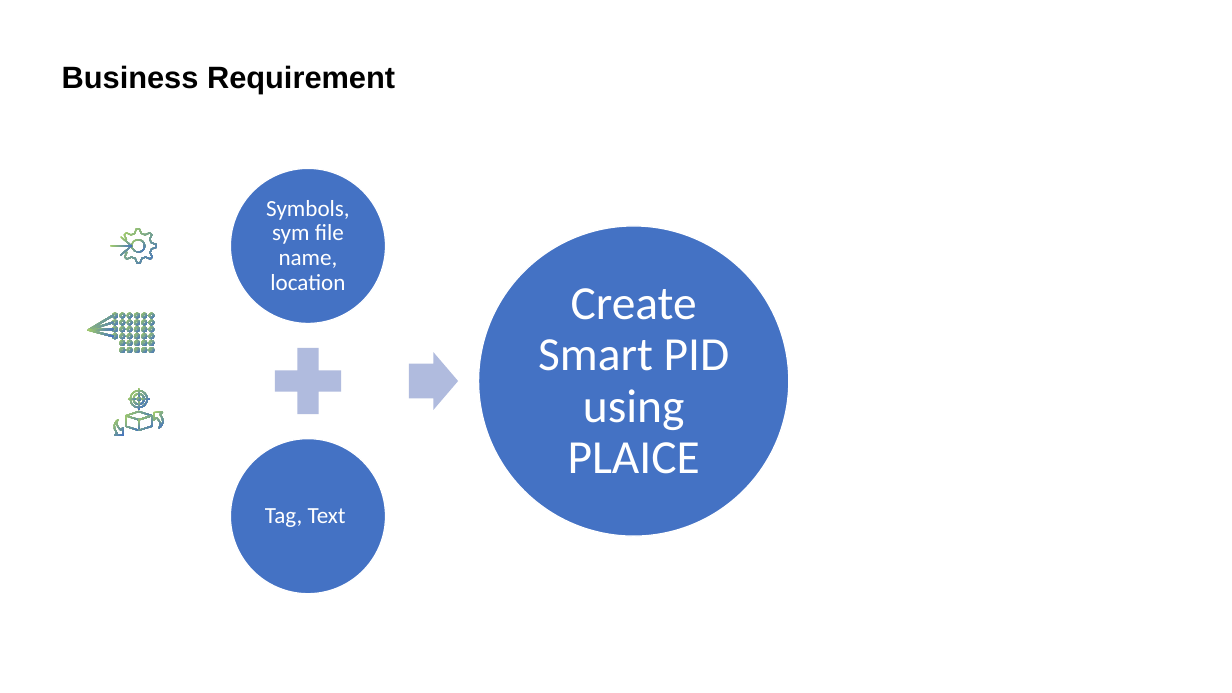
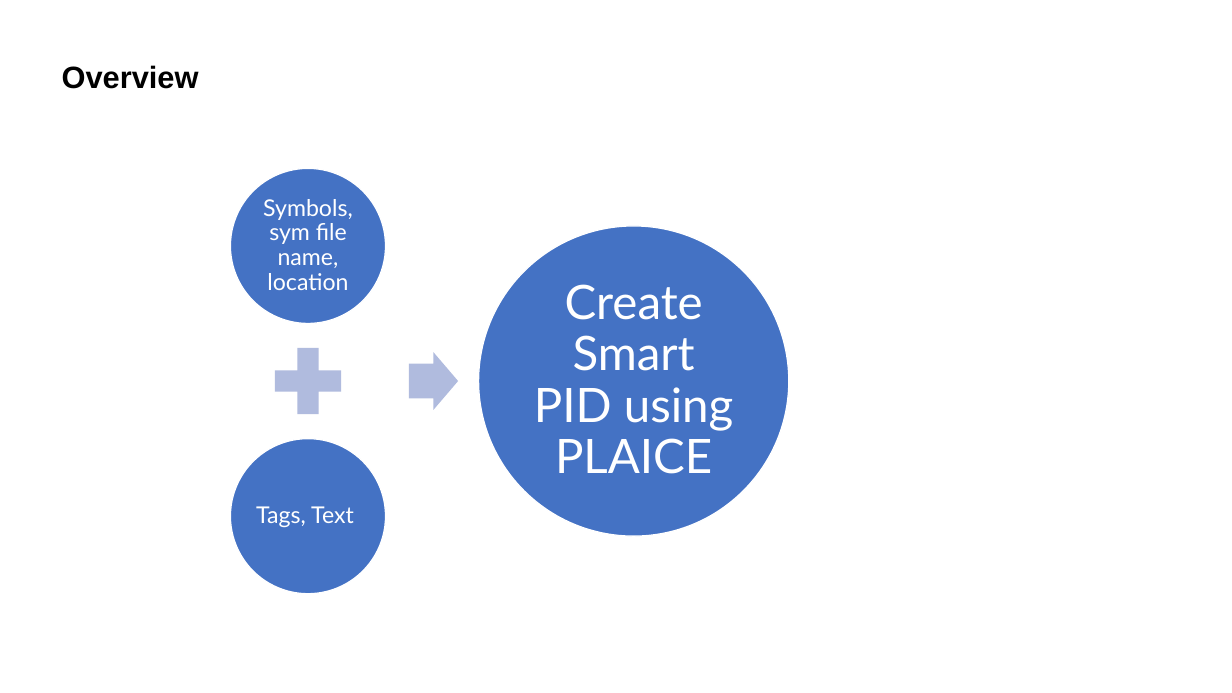
Before and after one commit to Tech4-Good/Step01_Learning, a slide deck: slide 12 of 04_ComputerVision/01_POC_Hexagon_AI_PID/AI for PDF extraction.pptx (slide 7 before the commit). Drawn at 1232x693 pixels with LibreOffice and Linux fonts; fonts in the diff are those of the drawing; background and template pictures are left out. Boxes give left, top, right and bottom in pixels: in the first picture for what was removed or moved away, otherwise in the second. Text is boxed around its words. In the diff, an @@ line names an element or a change of style, - is before the commit and + after.

```diff
--- a/04_ComputerVision/01_POC_Hexagon_AI_PID/AI for PDF extraction.pptx
+++ b/04_ComputerVision/01_POC_Hexagon_AI_PID/AI for PDF extraction.pptx
@@ title at [62, 65, 199, 89]: text changed @@
-Business Requirement
+Overview
@@ text "Symbols, sym file name, location" at [263, 199, 353, 290]: font Calibri to Lato @@
@@ group removed at [110, 228, 157, 263]: 4 freeform shapes @@
@@ text "Create Smart PID using PLAICE" at [534, 284, 734, 474]: font Calibri to Lato @@
@@ group removed at [88, 312, 154, 353]: 38 freeform shapes @@
@@ group removed at [114, 388, 164, 436]: 13 freeform shapes @@
@@ text at [256, 506, 354, 527]: text changed; font Calibri to Lato @@
-Tag, Text
+Tags, Text
```
Also in this commit, not shown: 13 other slides changed, 9 slides added, 3 slides removed, 5 other files.
